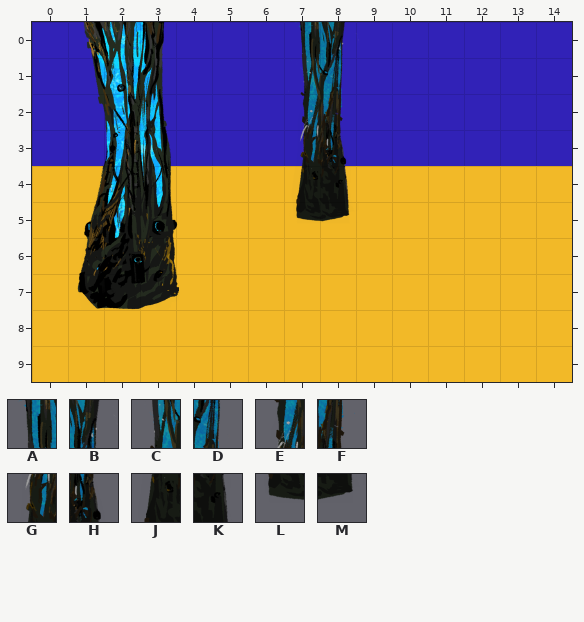
Level history. Tiled map: v0/assets/maps/000-level-title.tmx. Above is the file before it was changed.
Cells are 128x128 px. Shown: x 0..14, y 0..9. Layer "tubes" is drawn 12,-128 px off the grid.
Key: from "main": A 32, B 33, C 55, D 56, E 78, F 79, G 101, H 102, J 124, K 125, L 147, M 148.
_ is an empty cell.
Layers that did not change in this view are not listed.
Layer "tubes" before, first column x 4:
 0 ___________
 1 ___AB______
 2 ___CD______
 3 ___EF______
 4 ___GH______
 5 ___JK______
 6 ___LM______
 7 ___________
 8 ___________
 9 ___________
The same view after the edit:
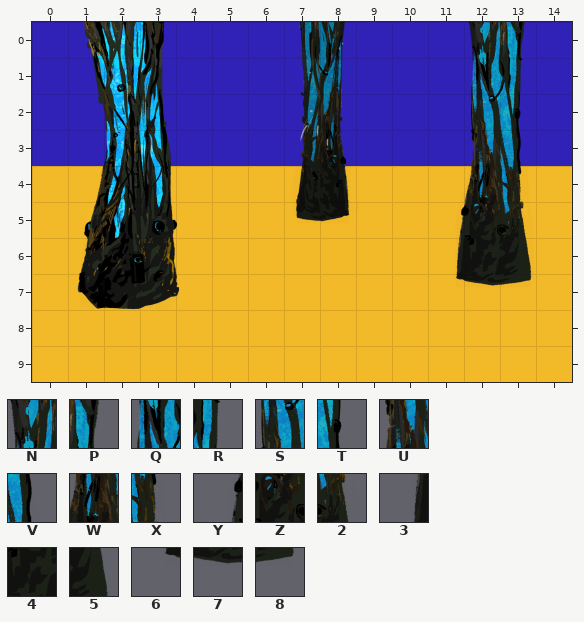
Further tiles: from "main": N 15, P 16, Q 38, R 39, S 61, T 62, U 84, V 85, W 107, X 108, Y 129, Z 130, 2 131, 3 152, 4 153, 5 154, 6 175, 7 176, 8 177.
The edit:
Changed rows in their new state; . is an unchanged cell.
Layer "tubes":
first column x 11:
 1 .NP
 2 .QR
 3 .ST
 4 .UV
 5 .WX
 6 YZ2
 7 345
 8 678
Pixel boxes of the changes (left, top, right, bottom) in both pictures:
added: (456, 22, 532, 286)
